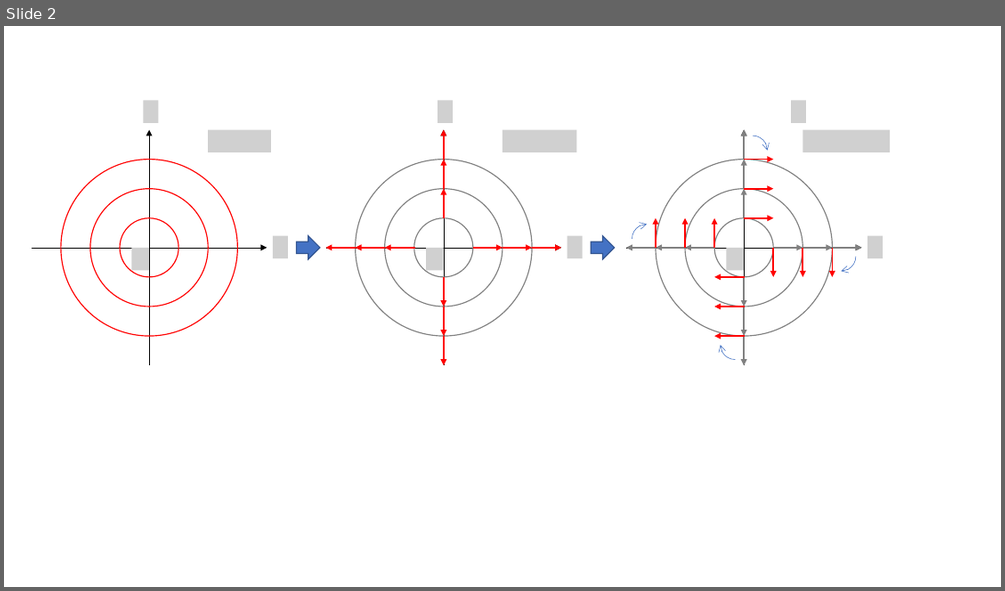
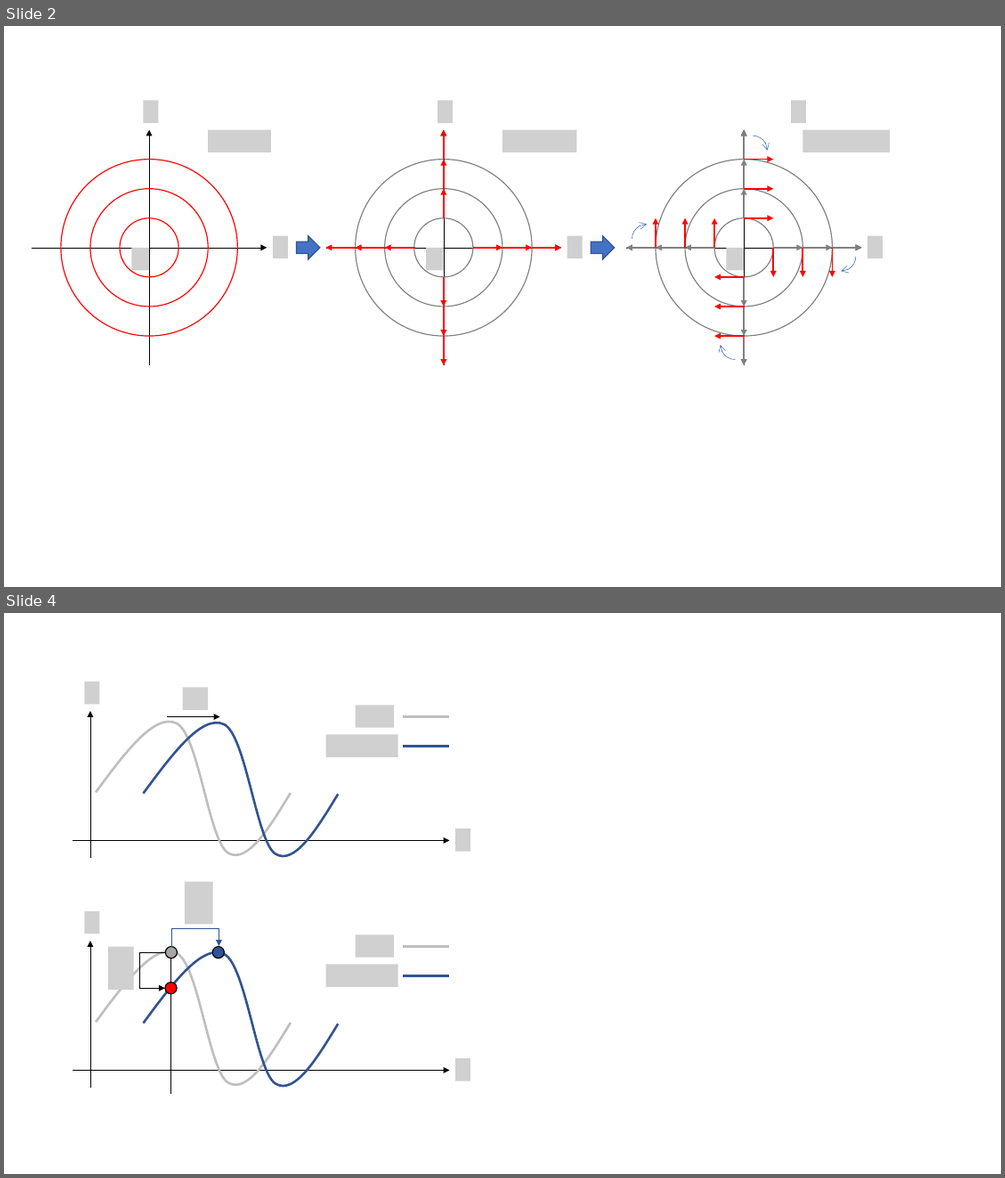
Before and after one commit to kaityo256/classical_mechanics, a slide deck: phasespace/fig/fig.pptx. Shown one above the other, each under a label of ours: slide 2 before the commit, slides 2 and 4 after it; the slides between them are not shown. The pictures are 1005x591 and 1005x1178 pixels, drawn with LibreOffice and Linux fonts; fonts in the diff are those of the drawing; grey boxes stand for pictures. Boxes give left, top, right and bottom in pixels: in the first picture for what was removed or moved away, otherwise in the second. Text is boxed around its words. In the diff, an @@ line names an element or a change of style, - is before the commit and + after.

```diff
--- a/phasespace/fig/fig.pptx
+++ b/phasespace/fig/fig.pptx
@@ slide 4 added at <box>4,613,1001,1174</box>, background #FFFFFF @@
@@ picture added at <box>85,682,100,705</box> @@
@@ picture added at <box>183,687,208,709</box> @@
@@ arrow added from (90, 859) to (90, 711), #000000 0.5 pt @@
@@ arrow added from (167, 717) to (220, 717), #000000 0.5 pt @@
@@ picture added at <box>356,705,395,728</box> @@
@@ line added from (403, 717) to (450, 717), #BFBFBF 2.25 pt @@
@@ freeform shape added at <box>96,722,291,854</box>, outline #BFBFBF 2.25 pt @@
@@ freeform shape added at <box>143,723,338,856</box>, outline #325491 2.25 pt @@
@@ picture added at <box>325,734,398,756</box> @@
@@ line added from (403, 747) to (450, 747), #2F5597 2.25 pt @@
@@ arrow added from (73, 840) to (450, 840), #000000 0.5 pt @@
@@ picture added at <box>455,828,470,851</box> @@
@@ picture added at <box>184,882,212,925</box> @@
@@ picture added at <box>85,911,100,933</box> @@
@@ elbow arrow added from (171, 948) to (218, 946), #2F5597 0.5 pt @@
@@ arrow added from (90, 1088) to (90, 941), #000000 0.5 pt @@
@@ freeform shape added at <box>96,951,291,1084</box>, outline #BFBFBF 2.25 pt @@
@@ picture added at <box>108,947,133,989</box> @@
@@ elbow arrow added from (165, 952) to (165, 988), #000000 0.5 pt @@
@@ freeform shape added at <box>143,952,338,1086</box>, outline #325491 2.25 pt @@
@@ ellipse added at <box>165,947,178,958</box>, fill #A6A6A6, outline #000000 1 pt @@
@@ line added from (170, 1094) to (170, 948), #000000 0.5 pt @@
@@ ellipse added at <box>212,947,225,958</box>, fill #2F5597, outline #000000 1 pt @@
@@ picture added at <box>356,934,395,957</box> @@
@@ line added from (403, 947) to (450, 947), #BFBFBF 2.25 pt @@
@@ ellipse added at <box>165,982,177,995</box>, fill #FF0000, outline #000000 1 pt @@
@@ picture added at <box>325,964,398,986</box> @@
@@ line added from (403, 976) to (450, 976), #2F5597 2.25 pt @@
@@ picture added at <box>455,1058,470,1080</box> @@
@@ arrow added from (73, 1070) to (450, 1070), #000000 0.5 pt @@
```
Also in this commit, not shown: 1 slide changed, 1 other slide added, 6 other files.
